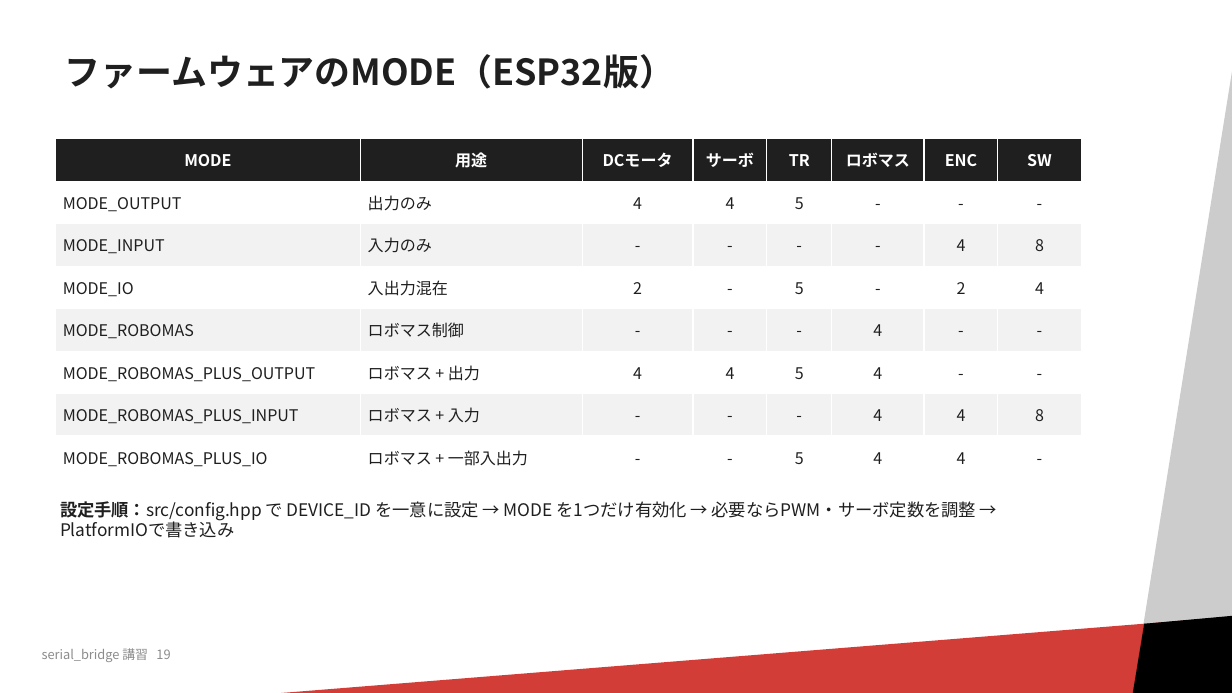
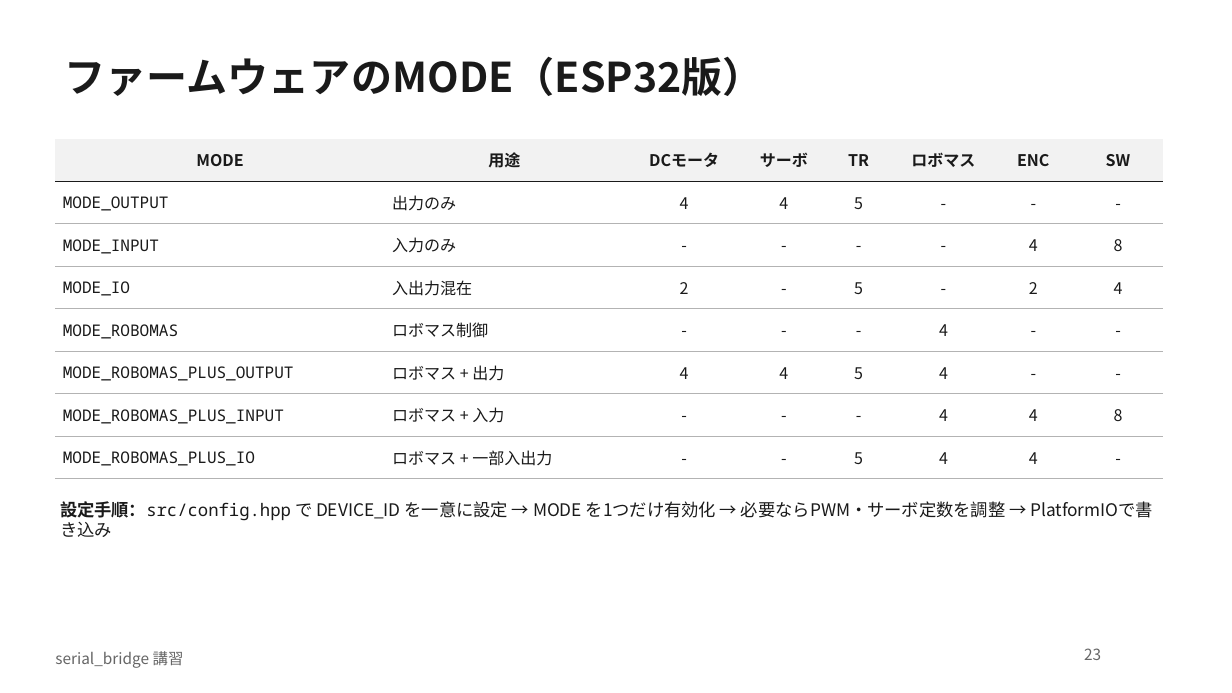
Before and after one commit to RRST-NHK-Project/rrst-ros2-ws-practice, a slide deck: slide 23 of docs/serial_bridge講習.pptx (slide 19 before the commit). Drawn at 1232x693 pixels with LibreOffice and Linux fonts; fonts in the diff are those of the drawing; background and template pictures are left out. Boxes give left, top, right and bottom in pixels: in the first picture for what was removed or moved away, otherwise in the second. Text is boxed around its words. In the diff, an @@ line names an element or a change of style, - is before the commit and + after.

Commit message:
講習資料

```diff
--- a/docs/serial_bridge講習.pptx
+++ b/docs/serial_bridge講習.pptx
@@ rectangle removed at box(1042, 17, 1232, 693) @@
@@ title "ファームウェアのMODE（ESP32版）" at box(65, 57, 764, 96): size 28 to 32 pt, text colour #1F1F1F to #1A1A1A; line spacing 0.9 to 1 @@
@@ table at box(55, 139, 1163, 479) @@
@@ fill #1F1F1F to #F2F2F2 in row 1 @@
@@ fill #FFFFFF to none in 32 cells @@
@@ fill #F2F2F2 to none in 24 cells @@
@@ text colour #FFFFFF to #1A1A1A in "MODE", "用途", "DCモータ", "サーボ" and 4 more places @@
@@ font Noto Sans CJK JP to Noto Sans Mono in "MODE_OUTPUT", "MODE_INPUT", "MODE_IO", "MODE_ROBOMAS" and 3 more places @@
@@ text colour #1F1F1F to #1A1A1A in "MODE_OUTPUT", "出力のみ", "4", "4" and 52 more places @@
@@ borders changed @@
@@ table: place and size @@
-table at box(55, 139, 1081, 479)
+table at box(55, 139, 1163, 479)
@@ text "設定手順：src/config.hpp で DEVICE_ID を一意に設定 → ..." at box(60, 501, 1005, 521): font Noto Sans CJK JP to Noto Sans Mono in "設定手順：src/config.hpp"; text colour #1F1F1F to #1A1A1A @@
@@ rectangle removed at box(52, 610, 1232, 693) @@
@@ parallelogram removed at box(1117, 610, 1232, 693) @@
@@ text removed at box(42, 648, 170, 662) @@
-serial_bridge 講習 19
@@ text added at box(55, 651, 184, 668), 12 pt, text #666666 @@
+serial_bridge 講習
@@ page number added at box(1084, 648, 1101, 660), 12 pt, text #666666 @@
+23
```
Also in this commit, not shown: 22 other slides changed, 21 slides added, 2 other files.
